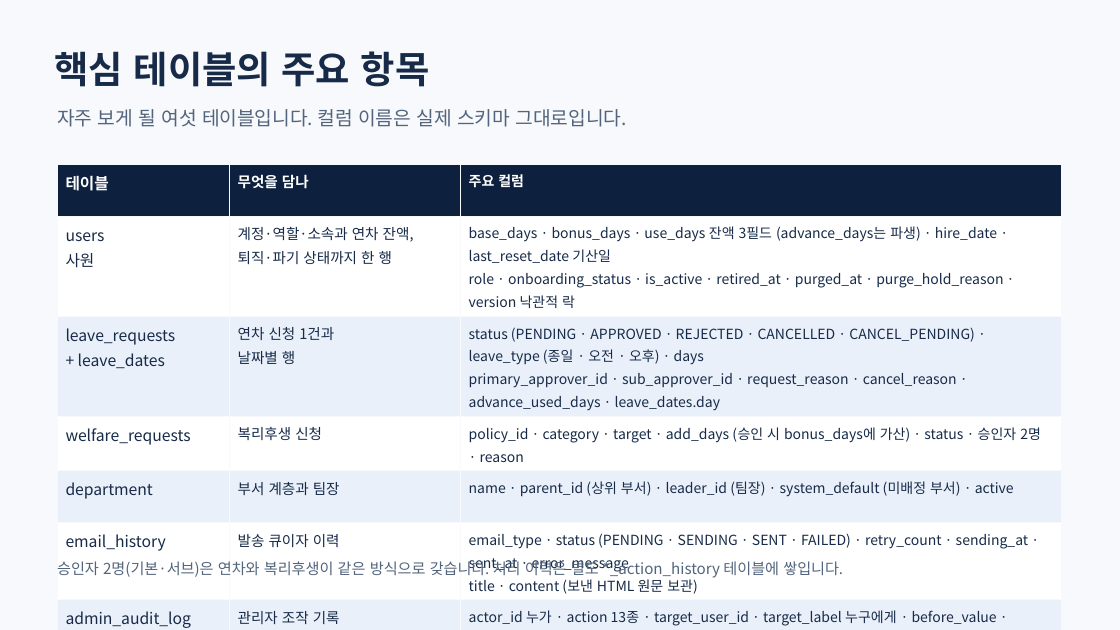
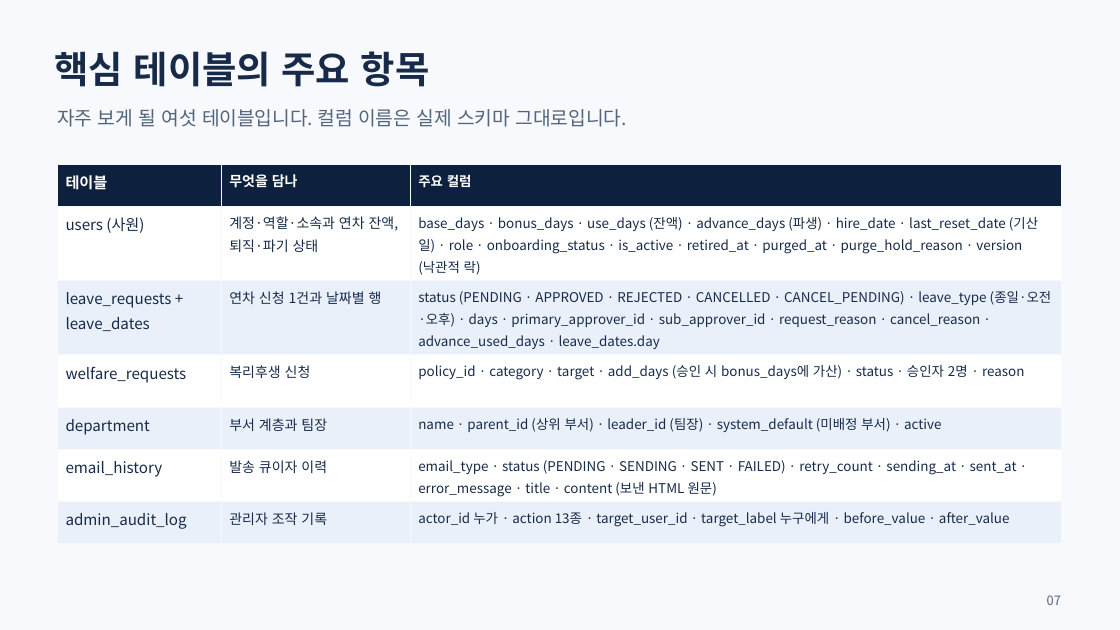
Before and after one commit to yejun9052/mlsoft-first-project, a slide deck: slide 7 of docs/발표자료/연차ON-프로젝트-소개-2026-09-11.pptx. Drawn at 1120x630 pixels with LibreOffice and Linux fonts; fonts in the diff are those of the drawing. Boxes give left, top, right and bottom in pixels: in the first picture for what was removed or moved away, otherwise in the second. Text is boxed around its words. In the diff, an @@ line names an element or a change of style, - is before the commit and + after.

```diff
--- a/docs/발표자료/연차ON-프로젝트-소개-2026-09-11.pptx
+++ b/docs/발표자료/연차ON-프로젝트-소개-2026-09-11.pptx
@@ table at <box>57,164,1061,533</box> @@
-row 2: users / 사원 | 계정·역할·소속과 연차 잔액, / 퇴직·파기 상태까지 한 행 | base_days · bonus_days · use_days 잔액 3필드 (advance_days는 파생) · hire_date · last_reset_date 기산일 / role · onboarding_status · is_active · retired_at · purged_at · purge_hold_reason · version 낙관적 락
+row 2: users (사원) | 계정·역할·소속과 연차 잔액, 퇴직·파기 상태 | base_days · bonus_days · use_days (잔액) · advance_days (파생) · hire_date · last_reset_date (기산일) · role · onboarding_status · is_active · retired_at · purged_at · purge_hold_reason · version (낙관적 락)
-row 3: leave_requests / + leave_dates | 연차 신청 1건과 / 날짜별 행 | status (PENDING · APPROVED · REJECTED · CANCELLED · CANCEL_PENDING) · leave_type (종일 · 오전 · 오후) · days / primary_approver_id · sub_approver_id · request_reason · cancel_reason · advance_used_days · leave_dates.day
+row 3: leave_requests + leave_dates | 연차 신청 1건과 날짜별 행 | status (PENDING · APPROVED · REJECTED · CANCELLED · CANCEL_PENDING) · leave_type (종일·오전·오후) · days · primary_approver_id · sub_approver_id · request_reason · cancel_reason · advance_used_days · leave_dates.day
-row 6, column 3: email_type · status (PENDING · SENDING · SENT · FAILED) · retry_count · sending_at · sent_at · error_message / title · content (보낸 HTML 원문 보관)
+row 6, column 3: email_type · status (PENDING · SENDING · SENT · FAILED) · retry_count · sending_at · sent_at · error_message · title · content (보낸 HTML 원문)
@@ size 13.5 to 13 pt in "테이블", "welfare_requests", "department", "email_history" and 1 more places @@
@@ size 12.5 to 12 pt in "무엇을 담나", "복리후생 신청", "부서 계층과 팀장", "발송 큐이자 이력" and 1 more places @@
@@ size 12 to 11.5 pt in "주요 컬럼", "policy_id · category · target · add_days ...", "name · parent_id (상위 부서) · leader_id ...", "actor_id 누가 · action 13종 · target_user_id ..." @@
@@ text removed at <box>57,559,843,578</box> @@
-승인자 2명(기본·서브)은 연차와 복리후생이 같은 방식으로 갖습니다. 처리 이력은 별도 *_action_history 테이블에 쌓입니다.
@@ text added at <box>1047,595,1061,605</box>, 11 pt, text #53657D @@
+07
```
Also in this commit, not shown: 1 other file.
